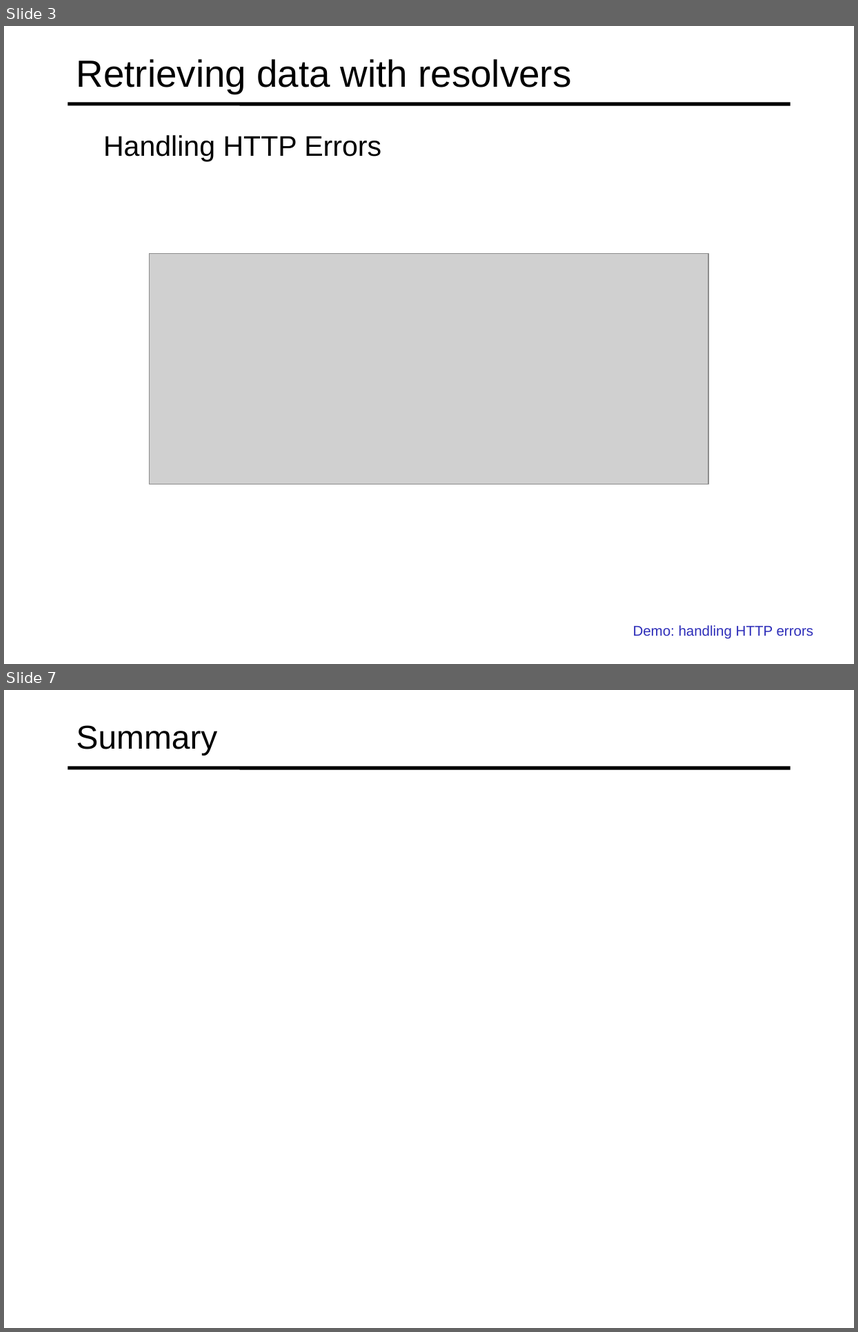
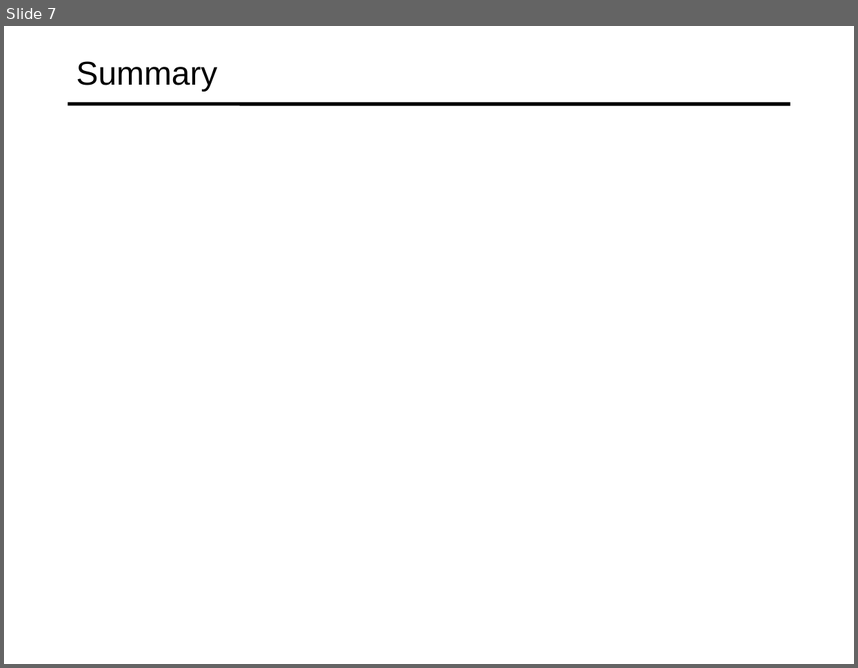
Before and after one commit to specter01wj/Jago_Link_Training, a slide deck: Angular/Angular12/Deep Dive/Angular HTTP Communication/3_Creating_Interceptors/L3_Creating_Interceptors.ppt. Shown one above the other, each under a label of ours: slides 3 and 7 before the commit, slide 7 after it; the slides between them are not shown. The pictures are 858x1332 and 858x668 pixels, drawn with LibreOffice and Linux fonts; fonts in the diff are those of the drawing; grey boxes stand for pictures. Boxes give left, top, right and bottom in pixels: in the first picture for what was removed or moved away, otherwise in the second. Text is boxed around its words. In the diff, an @@ line names an element or a change of style, - is before the commit and + after.

```diff
--- a/Angular/Angular12/Deep Dive/Angular HTTP Communication/3_Creating_Interceptors/L3_Creating_Interceptors.ppt
+++ b/Angular/Angular12/Deep Dive/Angular HTTP Communication/3_Creating_Interceptors/L3_Creating_Interceptors.ppt
@@ slide 3 removed at [4,26,854,664], background #FFFFFF; not listed: 1 template element that a slide beside it also shows @@
@@ title removed at [76,59,571,94] @@
-Retrieving data with resolvers
@@ text removed at [103,135,381,161] @@
-  Handling HTTP Errors
@@ picture removed at [150,254,708,484] @@
@@ text removed at [633,625,814,639] @@
-  Demo: handling HTTP errors
```
Also in this commit, not shown: 2 slides changed, 4 slides added, 3 other slides removed, 2 other files.
